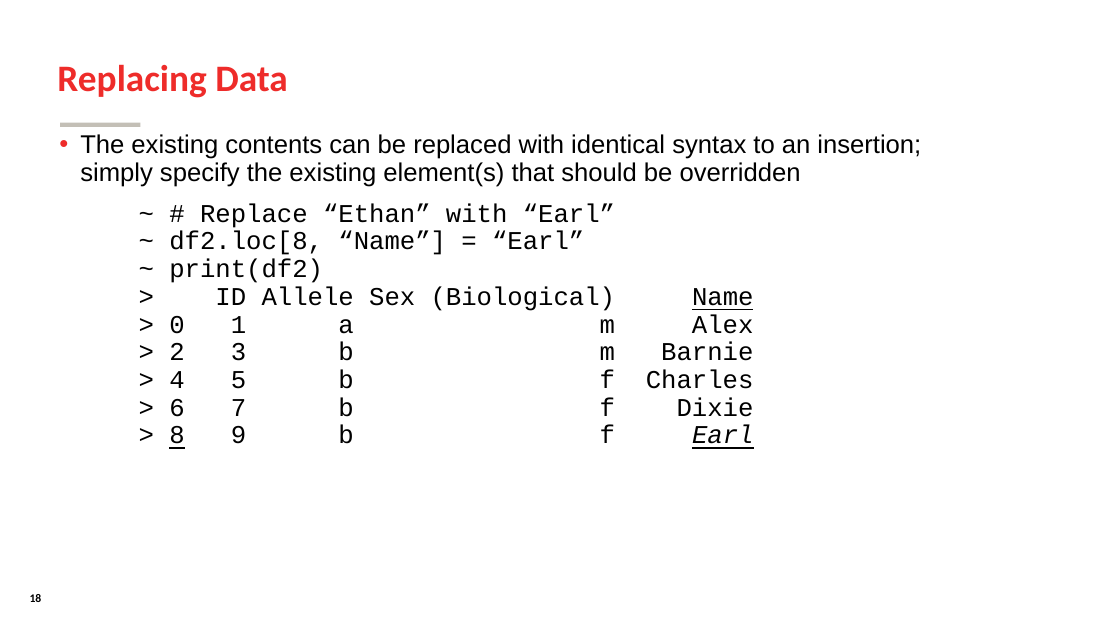
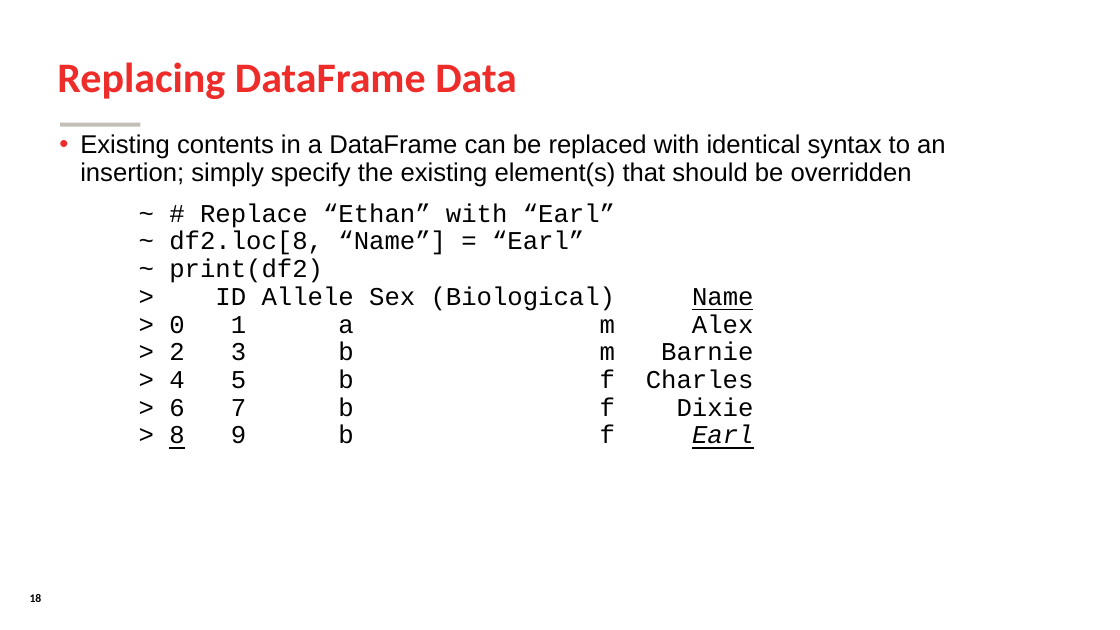
Before and after one commit to SomeoneInParticular/MDPR613_CourseMaterial, a slide deck: slide 18 of PythonCrashCourse/Unit2_DataManagement/Unit2_DataManagement.odp. Drawn at 1120x630 pixels with LibreOffice and Linux fonts; fonts in the diff are those of the drawing; background and template pictures are left out. Boxes give left, top, right and bottom in pixels: in the first picture for what was removed or moved away, otherwise in the second. Text is boxed around its words. In the diff, an @@ line names an element or a change of style, - is before the commit and + after.

```diff
--- a/PythonCrashCourse/Unit2_DataManagement/Unit2_DataManagement.odp
+++ b/PythonCrashCourse/Unit2_DataManagement/Unit2_DataManagement.odp
@@ title at [57, 62, 517, 99]: text changed; size 32 to 36 pt @@
-Replacing Data
+Replacing DataFrame Data
@@ text at [80, 134, 946, 187]: text changed @@
-• The existing contents can be replaced with identical syntax to an insertion; simply specify the existing element(s) that should be overridden
+• Existing contents in a DataFrame can be replaced with identical syntax to an insertion; simply specify the existing element(s) that should be overridden
```
Also in this commit, not shown: 19 other slides changed, 31 other files.
